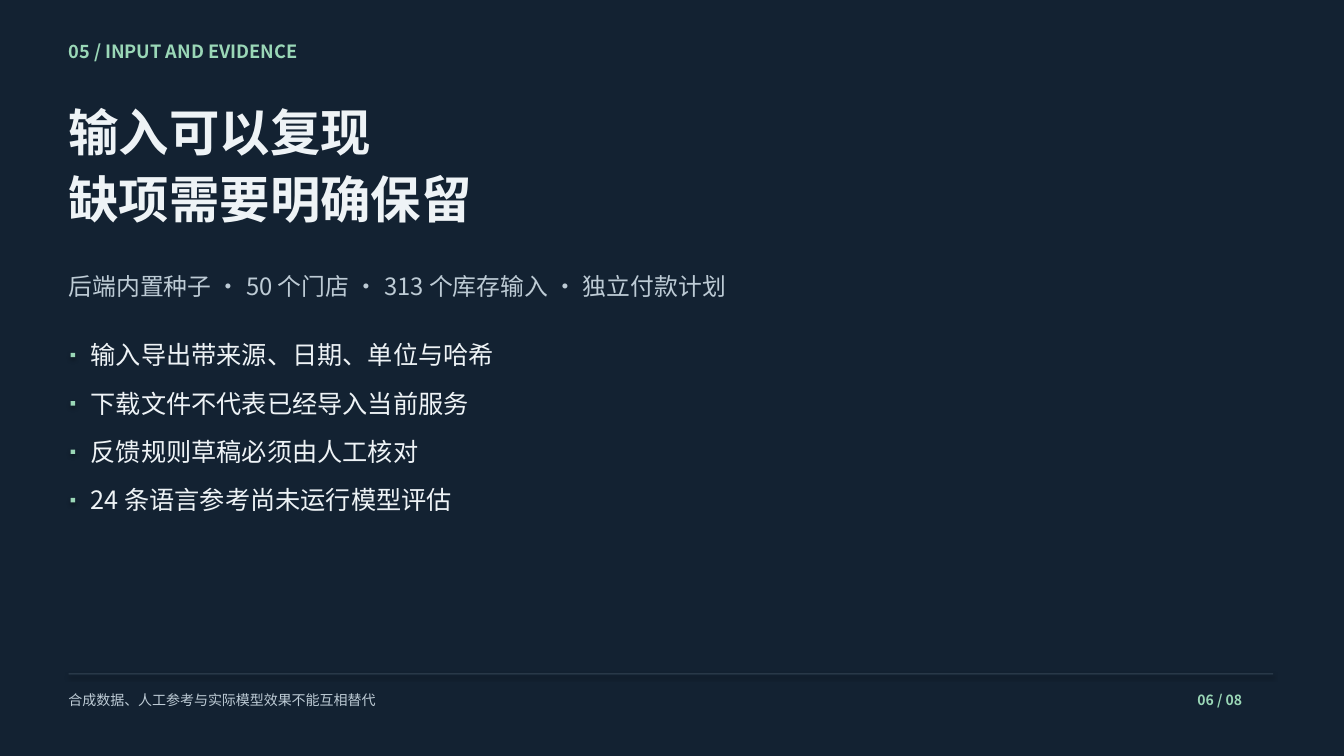
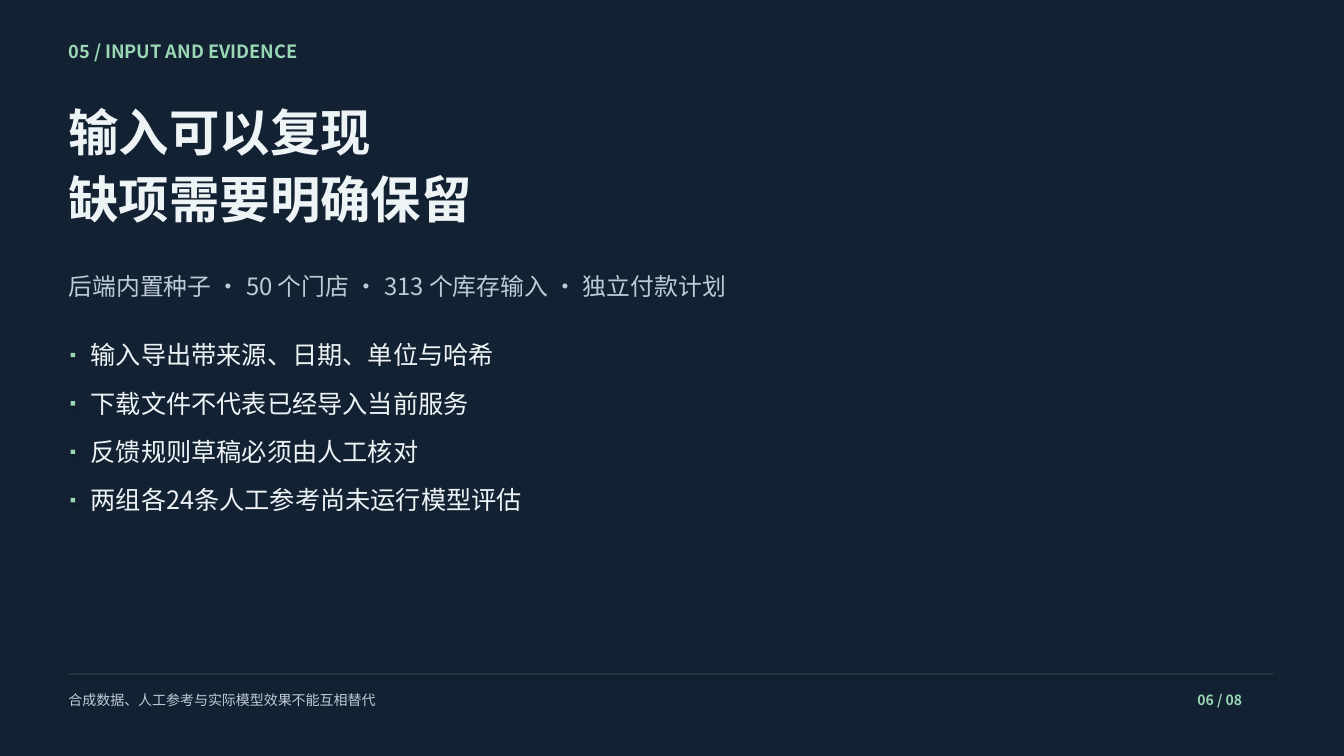
Before and after one commit to lyu054553-sketch/xihhhhh, a slide deck: slide 6 of docs/DEMO_SLIDES.pptx. Drawn at 1344x756 pixels with LibreOffice and Linux fonts; fonts in the diff are those of the drawing. Boxes give left, top, right and bottom in pixels: in the first picture for what was removed or moved away, otherwise in the second. Text is boxed around its words. In the diff, an @@ line names an element or a change of style, - is before the commit and + after.

```diff
--- a/docs/DEMO_SLIDES.pptx
+++ b/docs/DEMO_SLIDES.pptx
@@ text at (91, 487, 522, 511): text changed @@
-24 条语言参考尚未运行模型评估
+两组各24条人工参考尚未运行模型评估
```
Also in this commit, not shown: 3 other slides changed, 8 other files.
